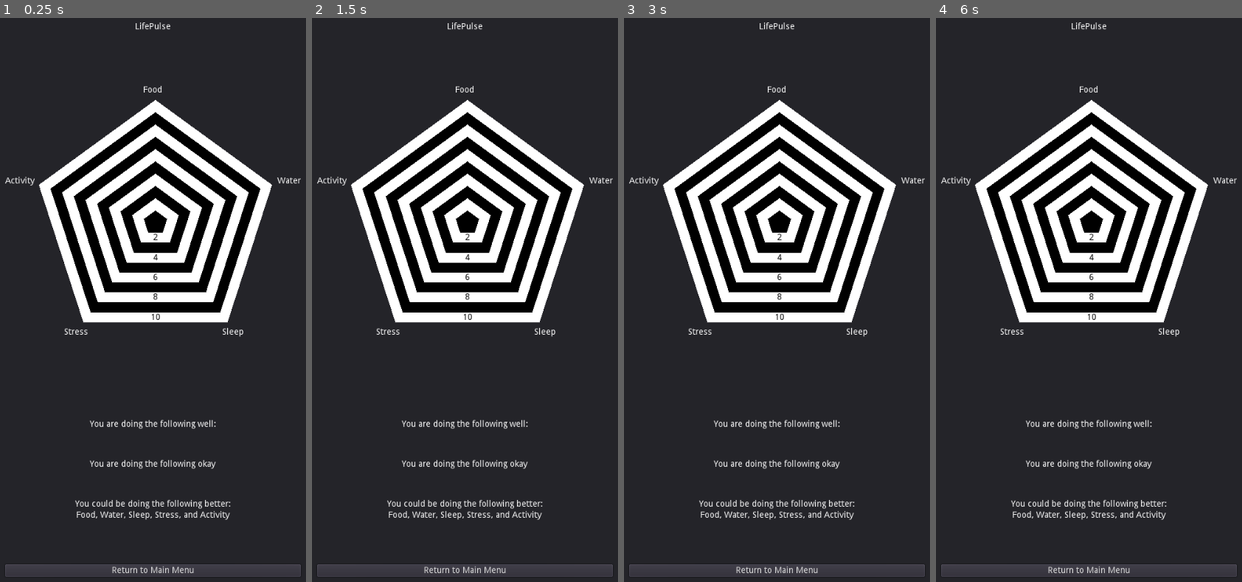
Above: before the commit, frames 1-4 (left to right).
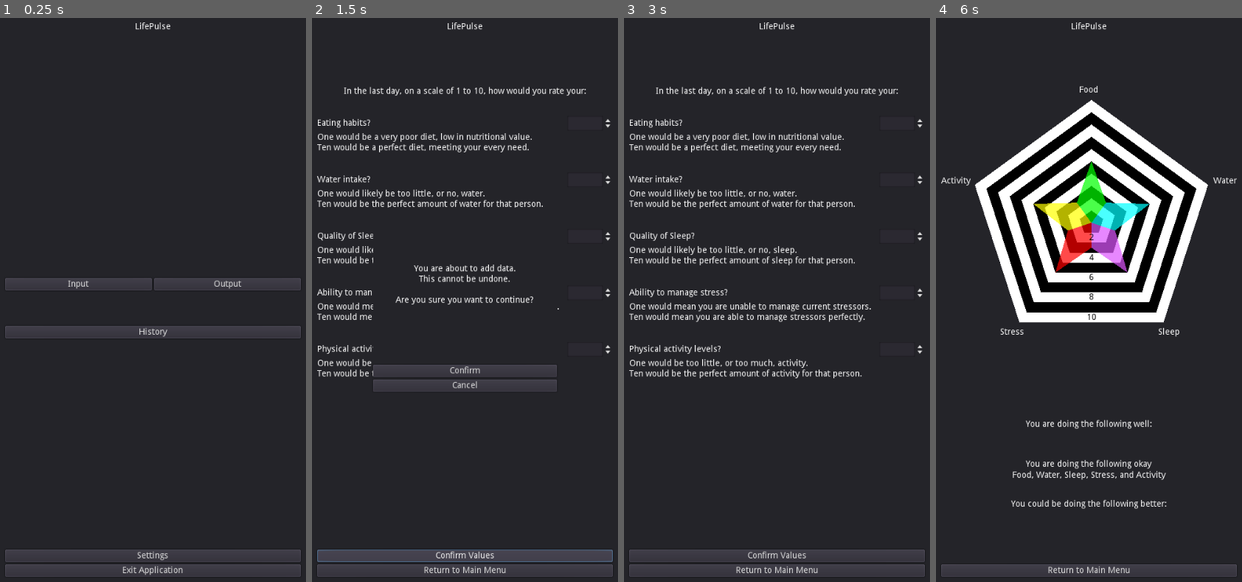
Above: after the commit, the same moments.

Repository: Thorqs/VitaPulsi
Game: Godot game, scene res://main.tscn
Two runs of this game, one before a commit and one after it. Both use one fixed random seed, a clock stepped at 60 frames per second and the inputs below.
Inputs (mouse positions are in pixels of both pictures, inside the frame that each line leads up to):
- Up to frame 1 (0.25 s): no input
- Up to frame 2 (1.5 s): click (391, 283) at 0.5 s, where only the run after the commit has a clickable "Input"; click (465, 553) at 1.25 s, where only the run after the commit has a clickable "Confirm Values"
- Up to frame 3 (3 s): click (777, 553) at 2 s, where only the run after the commit has a clickable "Confirm Values"; click (777, 373) at 2.75 s, where only the run after the commit has a clickable "Confirm"
- Up to frame 4 (6 s): click (1089, 553) at 3.5 s, where only the run after the commit has a clickable "Confirm Values"; click (1089, 373) at 4.25 s, where only the run after the commit has a clickable "Confirm"; click "Return to Main Menu" at 5 s; click "Output" at 5.75 s

The runs differ from the first frame. In frame 1, 26% of the frame differs, in the area x 1-99%, y 12-99%; in frame 2, 28%, in the area x 1-99%, y 12-97%; in frame 3, 26%; in frame 4, 3.2%.

Commit message:
Update gitignore to ignore more adnoid files

Diff:
--- a/main.tscn
+++ b/main.tscn
@@ -56,24 +56,23 @@
 
 [node name="Main" type="VBoxContainer" parent="Panel/HBox/VBox"]
 unique_name_in_owner = true
-visible = false
 margin_top = 105.0
 margin_right = 482.0
-margin_bottom = 516.0
+margin_bottom = 931.0
 size_flags_horizontal = 3
 size_flags_vertical = 3
 script = ExtResource( 5 )
 
 [node name="Button_Spacer" type="Control" parent="Panel/HBox/VBox/Main"]
 margin_right = 482.0
-margin_bottom = 128.0
+margin_bottom = 336.0
 rect_min_size = Vector2( 0, 75 )
 size_flags_vertical = 3
 
 [node name="MM_IO_Buttons" type="HBoxContainer" parent="Panel/HBox/VBox/Main"]
-margin_top = 132.0
-margin_right = 482.0
-margin_bottom = 152.0
+margin_top = 340.0
+margin_right = 482.0
+margin_bottom = 360.0
 size_flags_horizontal = 3
 
 [node name="MM_Input_Button" type="Button" parent="Panel/HBox/VBox/Main/MM_IO_Buttons"]
@@ -90,34 +89,34 @@
 text = "Output"
 
 [node name="Button_Spacer2" type="Control" parent="Panel/HBox/VBox/Main"]
-margin_top = 156.0
-margin_right = 482.0
-margin_bottom = 206.0
+margin_top = 364.0
+margin_right = 482.0
+margin_bottom = 414.0
 rect_min_size = Vector2( 0, 50 )
 
 [node name="MM_History_Button" type="Button" parent="Panel/HBox/VBox/Main"]
-margin_top = 210.0
-margin_right = 482.0
-margin_bottom = 230.0
+margin_top = 418.0
+margin_right = 482.0
+margin_bottom = 438.0
 text = "History"
 
 [node name="Button_Spacer3" type="Control" parent="Panel/HBox/VBox/Main"]
-margin_top = 234.0
-margin_right = 482.0
-margin_bottom = 363.0
+margin_top = 442.0
+margin_right = 482.0
+margin_bottom = 778.0
 rect_min_size = Vector2( 0, 25 )
 size_flags_vertical = 3
 
 [node name="MM_Settings_Button" type="Button" parent="Panel/HBox/VBox/Main"]
-margin_top = 367.0
-margin_right = 482.0
-margin_bottom = 387.0
+margin_top = 782.0
+margin_right = 482.0
+margin_bottom = 802.0
 text = "Settings"
 
 [node name="MM_Exit_Button" type="Button" parent="Panel/HBox/VBox/Main"]
-margin_top = 391.0
-margin_right = 482.0
-margin_bottom = 411.0
+margin_top = 806.0
+margin_right = 482.0
+margin_bottom = 826.0
 text = "Exit Application"
 
 [node name="Settings" type="VBoxContainer" parent="Panel/HBox/VBox"]
@@ -561,7 +560,8 @@
 
 [node name="Output" type="Control" parent="Panel/HBox/VBox"]
 unique_name_in_owner = true
-margin_top = 105.0
+visible = false
+margin_top = 520.0
 margin_right = 482.0
 margin_bottom = 931.0
 size_flags_vertical = 3
Not shown, changed: .gitignore
